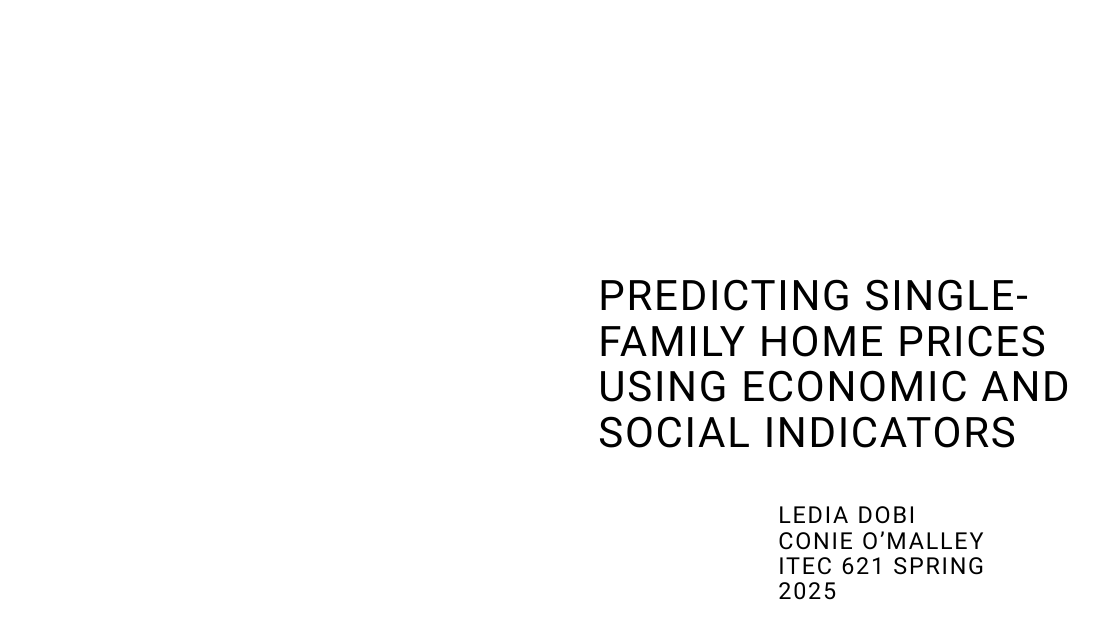
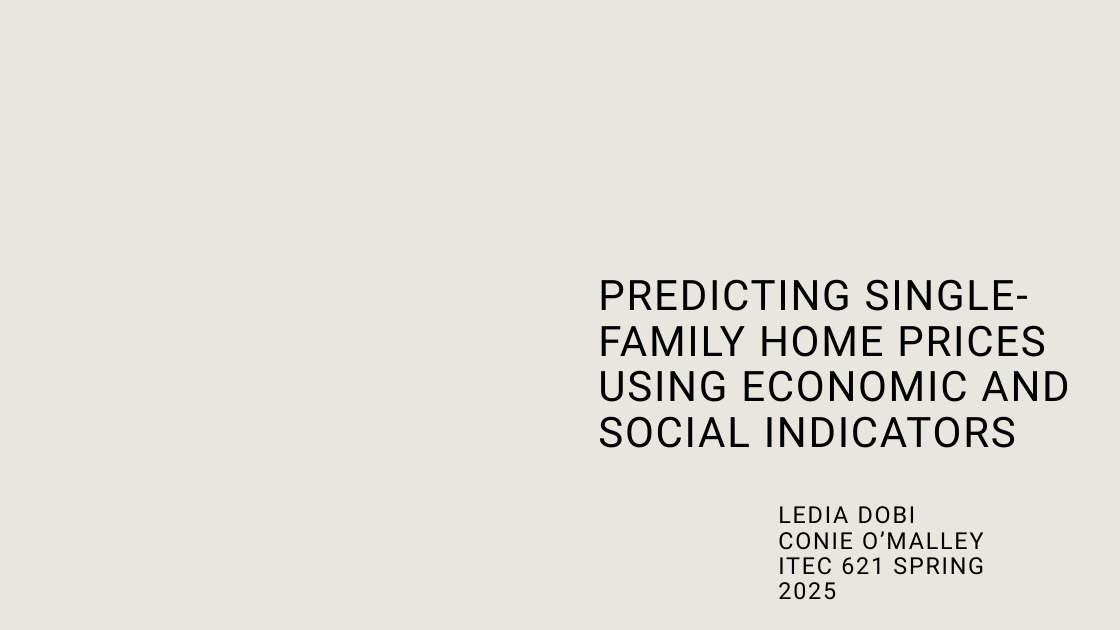
Before and after one commit to graciecakes4/ITEC621Project, a slide deck: slide 1 of ITEC621 Final Presentation.pptx. Drawn at 1120x630 pixels with LibreOffice and Linux fonts; fonts in the diff are those of the drawing; background and template pictures are left out. Boxes give left, top, right and bottom in pixels: in the first picture for what was removed or moved away, otherwise in the second. Text is boxed around its words. In the diff, an @@ line names an element or a change of style, - is before the commit and + after.

```diff
--- a/ITEC621 Final Presentation.pptx
+++ b/ITEC621 Final Presentation.pptx
@@ background #FFFFFF to #E9E6DF @@
```
Also in this commit, not shown: 2 other slides changed, 3 slides added, 1 slide removed, 4 other files.
